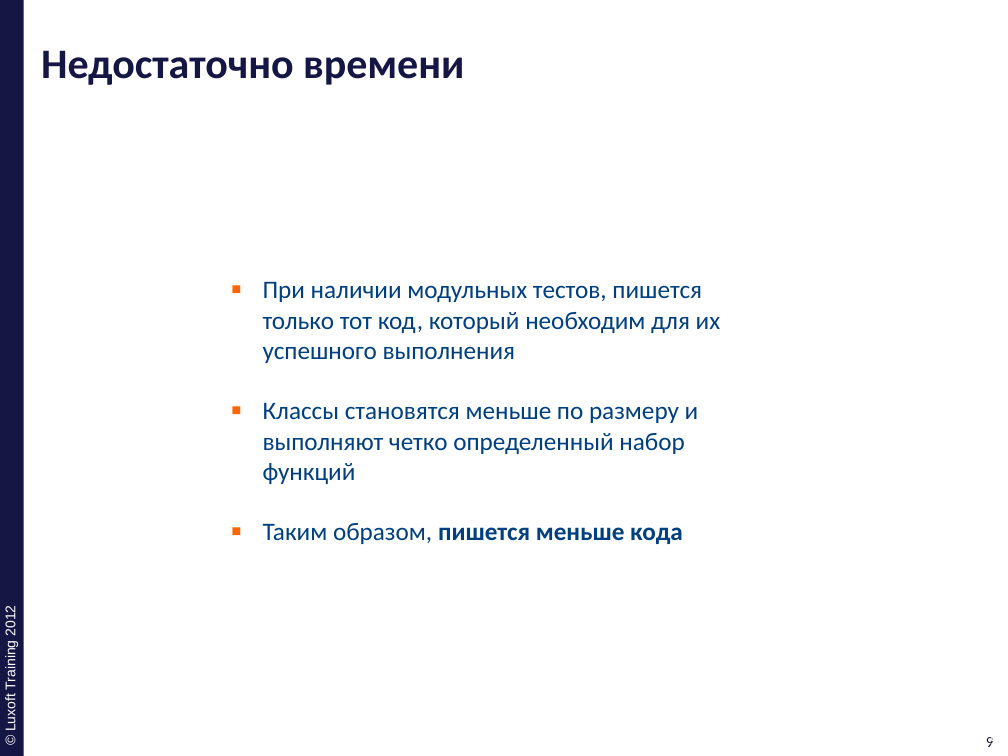
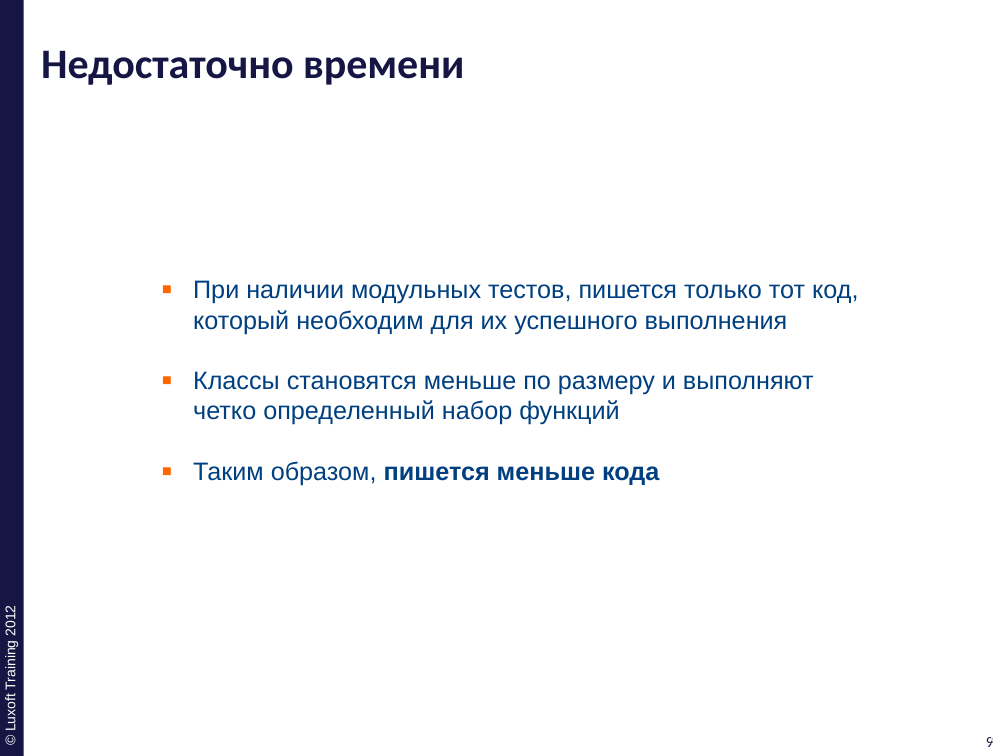
Before and after one commit to ivan-dyachenko/Trainings, a slide deck: slide 9 of Test Driven Development/materials/pptx/13. TDD-Evangelists.pptx. Drawn at 1008x756 pixels with LibreOffice and Linux fonts; fonts in the diff are those of the drawing; background and template pictures are left out. Boxes give left, top, right and bottom in pixels: in the first picture for what was removed or moved away, otherwise in the second. Text is boxed around its words. In the diff, an @@ line names an element or a change of style, - is before the commit and + after.

```diff
--- a/Test Driven Development/materials/pptx/13. TDD-Evangelists.pptx
+++ b/Test Driven Development/materials/pptx/13. TDD-Evangelists.pptx
@@ text "При наличии модульных тестов, пишется ...": place and size @@
-text "При наличии модульных тестов, пишется ..." at box(263, 281, 721, 544)
+text "При наличии модульных тестов, пишется ..." at box(193, 280, 858, 486)
@@ text "При наличии модульных тестов, пишется ..." at box(193, 280, 858, 486): font Calibri to Arial @@
```
Also in this commit, not shown: 14 other slides changed, 1 other file.
